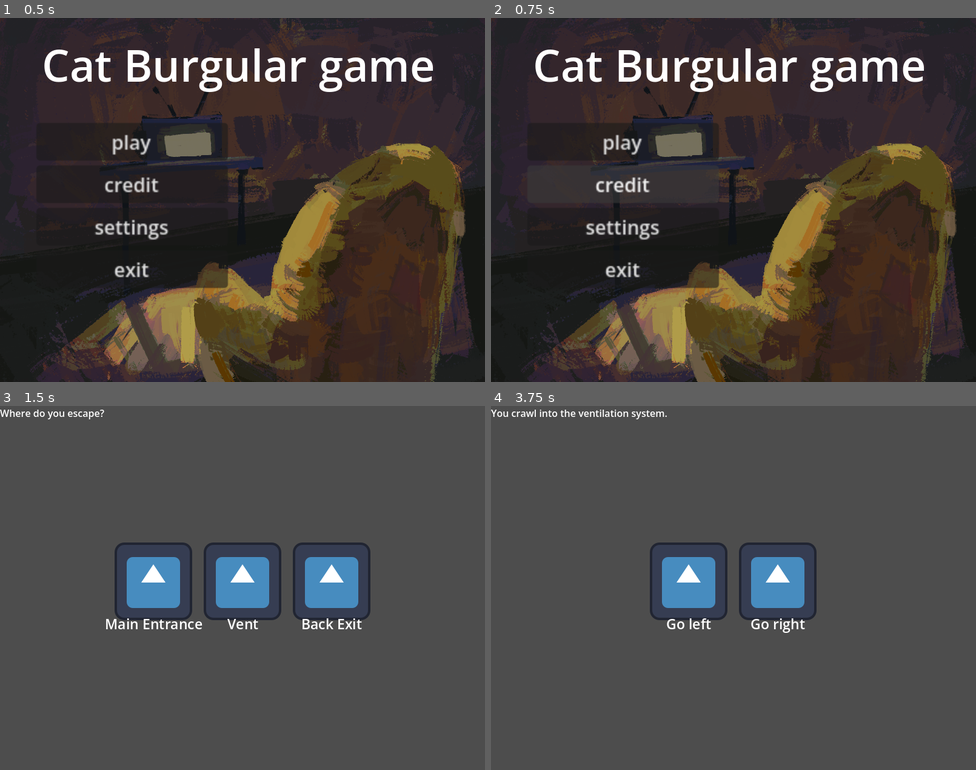
Above: before the commit, frames 1-4 (two rows, left to right).
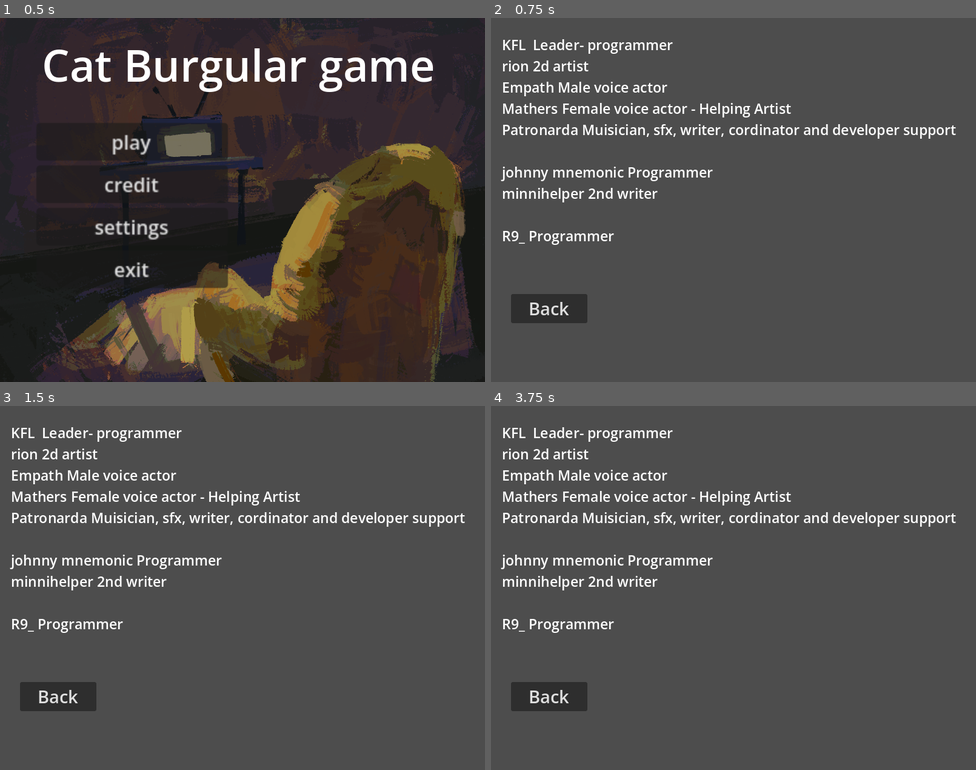
Above: after the commit, the same moments.

Repository: DagerDev/game-jamm
Game: Godot game, scene res://scenes/mainmenu/mainmenu.tscn
Same seed, same stepped clock (60 frames per second), same inputs: the game is played once before the commit and once after it. The engine's default icon, where the game draws it, is replaced by a stand-in: a white triangle on a blue panel in a dark square.
Inputs (mouse positions are in pixels of both pictures, inside the frame that each line leads up to):
- Up to frame 1 (0.5 s): no input
- Up to frame 2 (0.75 s): click "credit" at 0.5 s
- Up to frame 3 (1.5 s): click (130, 529) at 1.25 s, where only the run before the commit has a clickable "play"
- Up to frame 4 (3.75 s): click (646, 588) at 2 s, where only the run before the commit has a clickable "Main Entrance"; click (733, 588) at 2.75 s, where only the run before the commit has a clickable "try again"; click (733, 588) at 3.5 s, where only the run before the commit has a clickable "Vent"

Frame 1 is identical in both runs. In frame 2, 98% of the frame differs, in the area x 0-100%, y 0-100%; in frame 3, 11%; in frame 4, 9.4%.

Commit message:
Added the cursor and the credits

Diff:
--- a/project.godot
+++ b/project.godot
@@ -21,6 +21,7 @@
 window/size/viewport_height=600
 window/size/resizable=false
 window/stretch/mode="viewport"
+mouse_cursor/custom_image="uid://b28p3wew0nd0d"
 window/main_scene="res://main.tscn"
 
 [physics]
--- a/scenes/mainmenu/control.gd
+++ b/scenes/mainmenu/control.gd
@@ -10,4 +10,4 @@
 
 
 func _on_credit_pressed() -> void:
-	pass
+	get_tree().change_scene_to_file("res://scenes/The_Team.tscn")
Binary file added: UI images/Cursor.png
Not shown, added: UI images/Cursor.png.import
